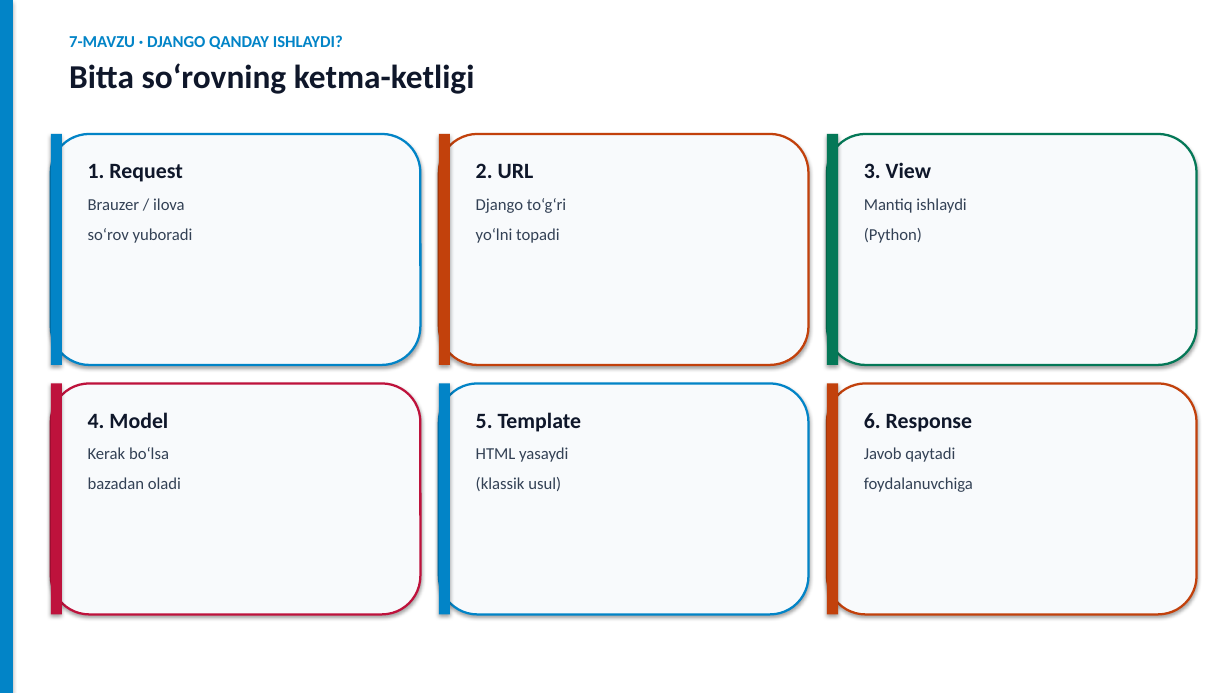
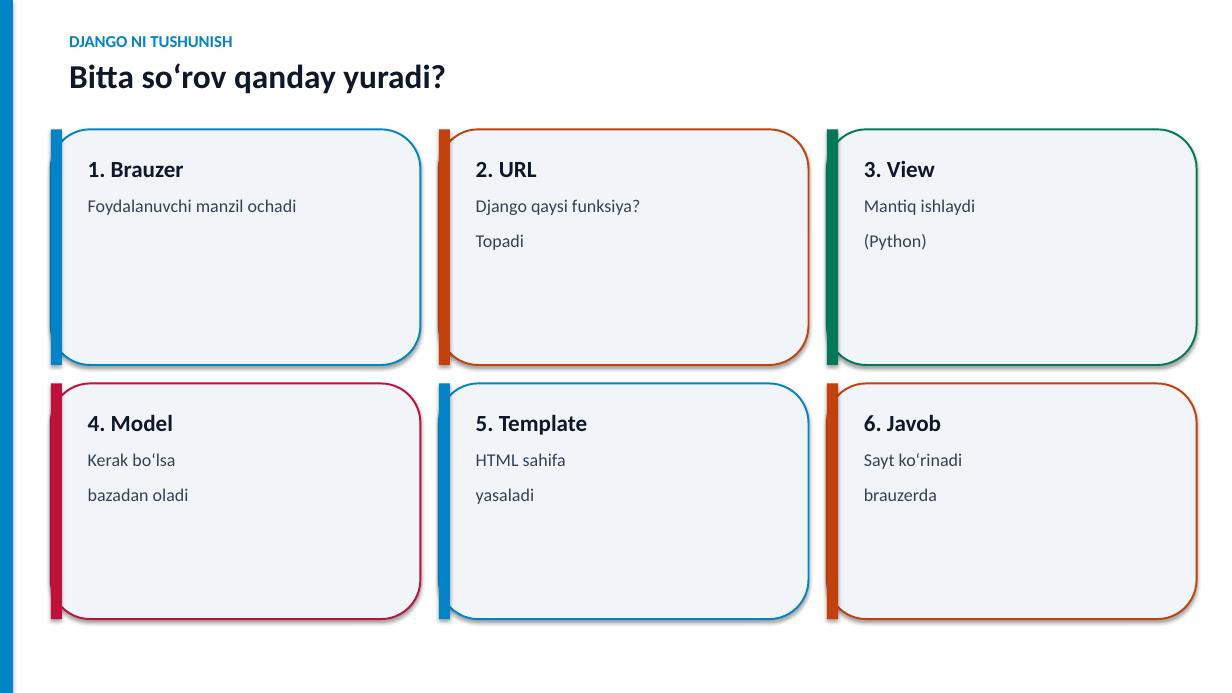
Before and after one commit to DilshodZokirov/bgalaxy-app, a slide deck: slide 6 of python-prezentatsiya/Python-Django-Yorqin.pptx (slide 9 before the commit). Drawn at 1232x693 pixels with LibreOffice and Linux fonts; fonts in the diff are those of the drawing. Boxes give left, top, right and bottom in pixels: in the first picture for what was removed or moved away, otherwise in the second. Text is boxed around its words. In the diff, an @@ line names an element or a change of style, - is before the commit and + after.

```diff
--- a/python-prezentatsiya/Python-Django-Yorqin.pptx
+++ b/python-prezentatsiya/Python-Django-Yorqin.pptx
@@ text at [69, 36, 446, 94]: text changed; size 13 to 26 pt; text colour #0284C7 to #0F172A @@
-7-MAVZU · DJANGO QANDAY ISHLAYDI?
-Bitta so‘rovning ketma-ketligi
+DJANGO NI TUSHUNISH
+Bitta so‘rov qanday yuradi?
@@ rectangle: place and size @@
-rectangle at [51, 134, 62, 365]
+rectangle at [51, 129, 62, 365]
@@ rounded rectangle: place and size @@
-rounded rectangle at [51, 134, 421, 365]
+rounded rectangle at [51, 129, 421, 365]
@@ rounded rectangle at [51, 129, 421, 365]: fill #F8FAFC to #F1F5F9; outline #0284C7 1.75 pt to #0284C7 1.5 pt @@
@@ rectangle: place and size @@
-rectangle at [439, 134, 450, 365]
+rectangle at [439, 129, 450, 365]
@@ rounded rectangle: place and size @@
-rounded rectangle at [439, 134, 809, 365]
+rounded rectangle at [439, 129, 809, 365]
@@ rounded rectangle at [439, 129, 809, 365]: fill #F8FAFC to #F1F5F9; outline #C2410C 1.75 pt to #C2410C 1.5 pt @@
@@ rectangle: place and size @@
-rectangle at [827, 134, 838, 365]
+rectangle at [827, 129, 838, 365]
@@ rounded rectangle: place and size @@
-rounded rectangle at [827, 134, 1197, 365]
+rounded rectangle at [827, 129, 1197, 365]
@@ rounded rectangle at [827, 129, 1197, 365]: fill #F8FAFC to #F1F5F9; outline #047857 1.75 pt to #047857 1.5 pt @@
@@ text at [88, 162, 297, 215]: text changed; size 13 to 14 pt @@
-1. Request
-Brauzer / ilova
-so‘rov yuboradi
+1. Brauzer
+Foydalanuvchi manzil ochadi
@@ text at [476, 162, 537, 177]: size 17 to 18 pt in "2. URL"; more space between paragraphs @@
@@ text "3. View" at [864, 161, 976, 250]: size 17 to 18 pt in "3. View"; size 13 to 14 pt in "Mantiq ishlaydi (Python)"; more space between paragraphs @@
@@ text at [476, 199, 640, 250]: text changed; size 13 to 14 pt @@
-Django to‘g‘ri
-yo‘lni topadi
+Django qaysi funksiya?
+Topadi
@@ rectangle: place and size @@
-rectangle at [51, 384, 62, 615]
+rectangle at [51, 384, 62, 619]
@@ rounded rectangle: place and size @@
-rounded rectangle at [51, 384, 421, 615]
+rounded rectangle at [51, 384, 421, 619]
@@ rounded rectangle at [51, 384, 421, 619]: fill #F8FAFC to #F1F5F9; outline #BE123C 1.75 pt to #BE123C 1.5 pt @@
@@ rectangle: place and size @@
-rectangle at [439, 384, 450, 615]
+rectangle at [439, 384, 450, 619]
@@ rounded rectangle at [439, 384, 809, 619]: fill #F8FAFC to #F1F5F9; outline #0284C7 1.75 pt to #0284C7 1.5 pt @@
@@ rounded rectangle: place and size @@
-rounded rectangle at [439, 384, 809, 615]
+rounded rectangle at [439, 384, 809, 619]
@@ rectangle: place and size @@
-rectangle at [827, 384, 838, 615]
+rectangle at [827, 384, 838, 619]
@@ rounded rectangle at [827, 384, 1197, 619]: fill #F8FAFC to #F1F5F9; outline #C2410C 1.75 pt to #C2410C 1.5 pt @@
@@ rounded rectangle: place and size @@
-rounded rectangle at [827, 384, 1197, 615]
+rounded rectangle at [827, 384, 1197, 619]
@@ text "4. Model" at [88, 414, 189, 501]: size 17 to 18 pt in "4. Model"; size 13 to 14 pt in "Kerak bo‘lsa bazadan oladi"; more space between paragraphs @@
@@ text at [476, 414, 587, 435]: size 17 to 18 pt in "5. Template"; more space between paragraphs @@
@@ text at [864, 414, 963, 501]: text changed; size 13 to 14 pt @@
-6. Response
-Javob qaytadi
-foydalanuvchiga
+6. Javob
+Sayt ko‘rinadi
+brauzerda
@@ text at [476, 453, 566, 504]: text changed; size 13 to 14 pt @@
-HTML yasaydi
-(klassik usul)
+HTML sahifa
+yasaladi
```
Also in this commit, not shown: 2 other slides changed, 10 slides added, 11 slides removed, 3 other files.
